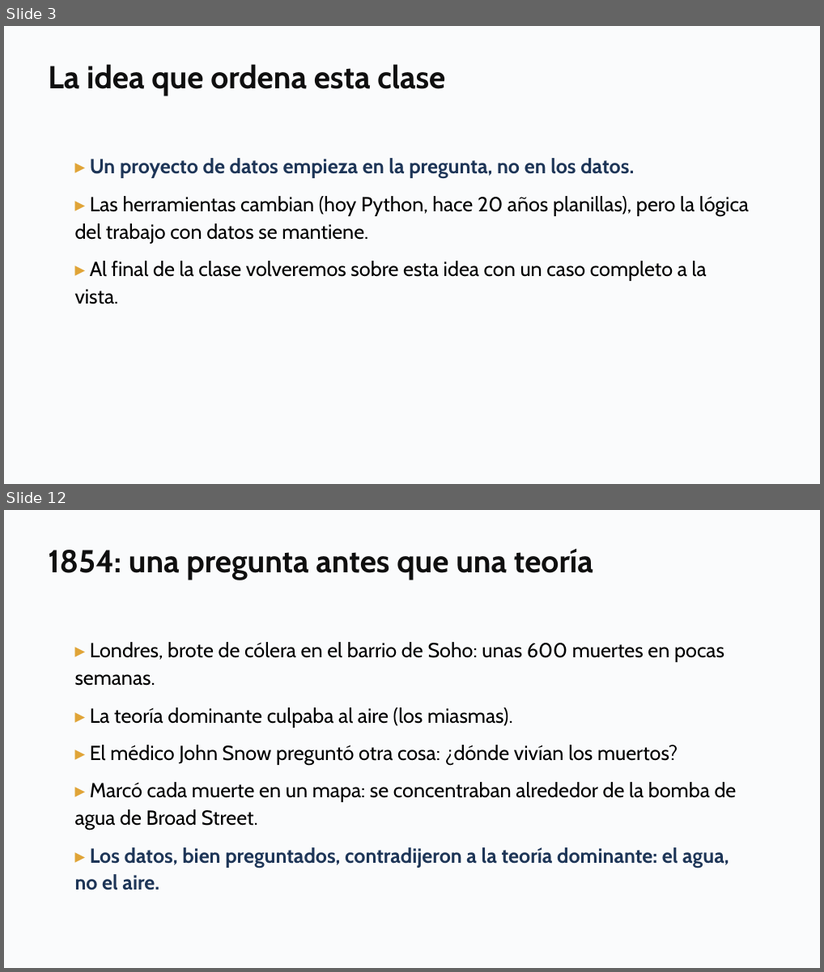
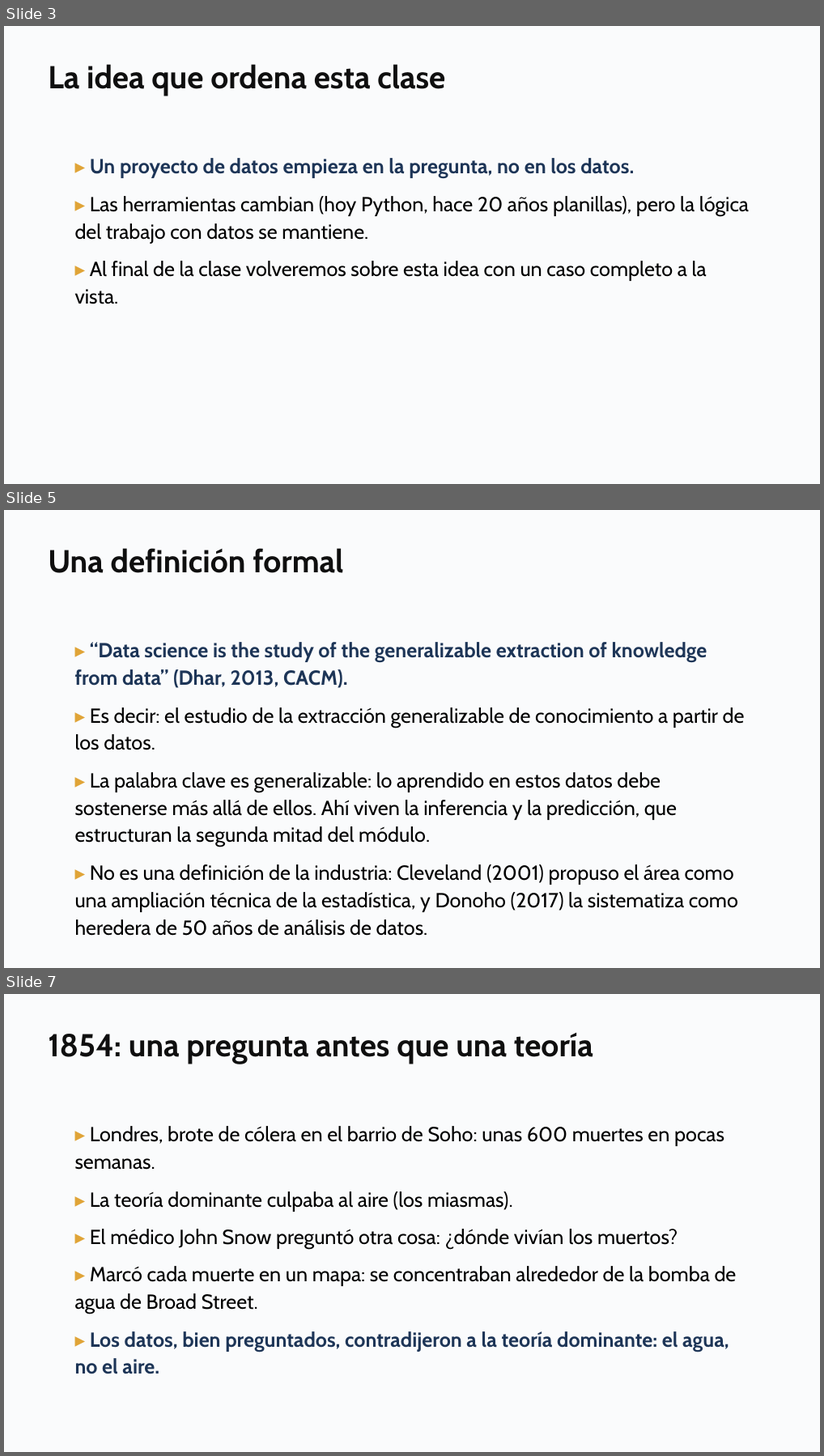
Before and after one commit to daniopitz/diplomado-cdd, a slide deck: presentaciones/clase01_fundamentos_ecosistema.pptx. Shown one above the other, each under a label of ours: slides 3 and 12 before the commit, slides 3, 5 and 7 after it; the slides between them are not shown. The pictures are 824x972 and 824x1456 pixels, drawn with LibreOffice and Linux fonts; fonts in the diff are those of the drawing. Boxes give left, top, right and bottom in pixels: in the first picture for what was removed or moved away, otherwise in the second. Text is boxed around its words. In the diff, an @@ line names an element or a change of style, - is before the commit and + after.

```diff
--- a/presentaciones/clase01_fundamentos_ecosistema.pptx
+++ b/presentaciones/clase01_fundamentos_ecosistema.pptx
@@ slide 5 added at [4,510,820,968], background #FFFFFF @@
@@ rectangle added at [4,510,820,968], fill #FAFBFC @@
@@ text added at [48,548,343,573], 28 pt, text #0F0F0F, bold @@
+Una definición formal
@@ text added at [75,642,745,936], 18 pt, text #000000 @@
+▸ “Data science is the study of the generalizable extraction of knowledge from data” (Dhar, 2013, CACM).
+▸ Es decir: el estudio de la extracción generalizable de conocimiento a partir de los datos.
+▸ La palabra clave es generalizable: lo aprendido en estos datos debe sostenerse más allá de ellos. Ahí viven la inferencia y la predicción, que estructuran la segunda mitad del módulo.
+▸ No es una definición de la industria: Cleveland (2001) propuso el área como una ampliación técnica de la estadística, y Donoho (2017) la sistematiza como heredera de 50 años de análisis de datos.
@@ what was slide 12 is now slide 7 @@
```
Also in this commit, not shown: 10 slides changed, 1 other slide added, 1 other file.
